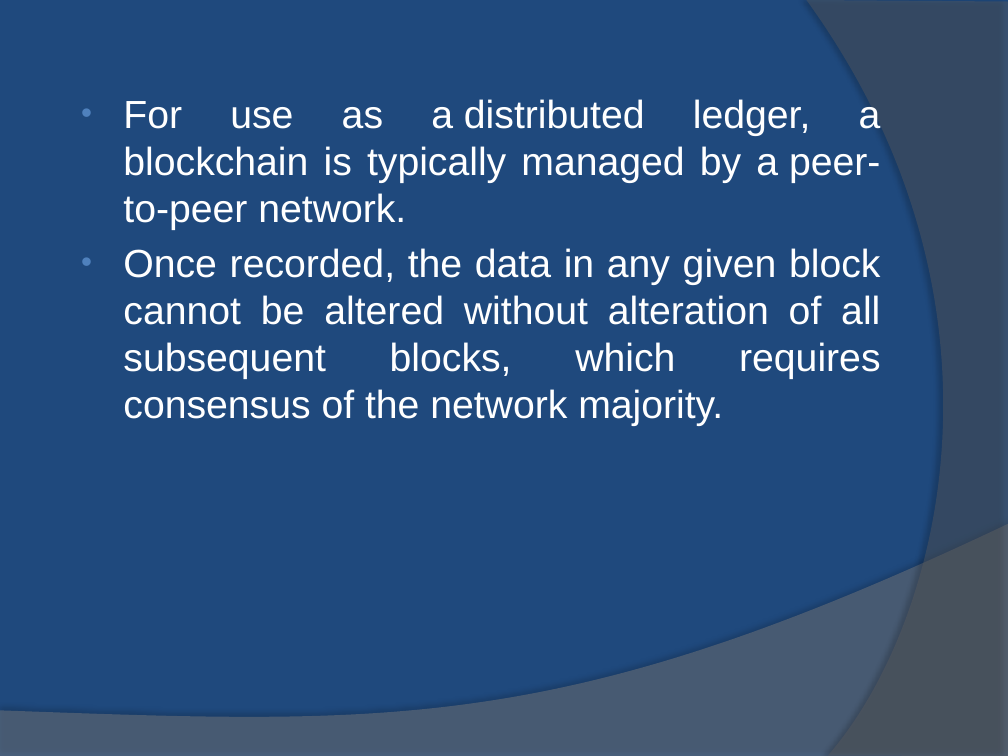
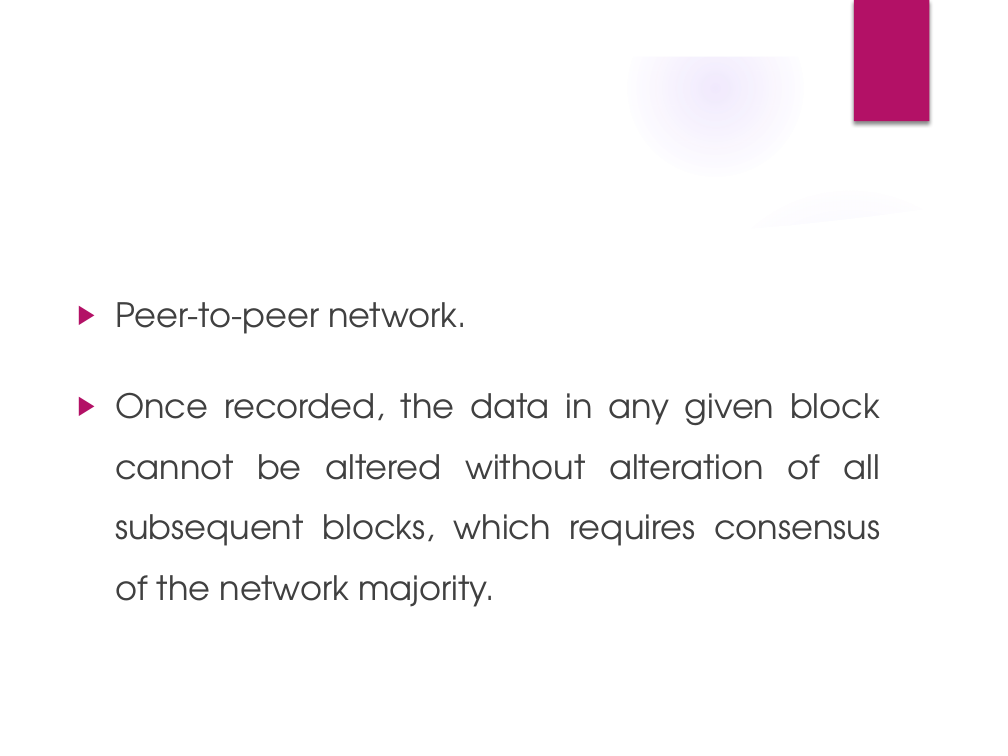
Before and after one commit to roncyrthomas/Blockchain, a slide deck: slide 6 of mp final/BlockCHain.pptx. Drawn at 1008x756 pixels with LibreOffice and Linux fonts; fonts in the diff are those of the drawing; background and template pictures are left out. Boxes give left, top, right and bottom in pixels: in the first picture for what was removed or moved away, otherwise in the second. Text is boxed around its words. In the diff, an @@ line names an element or a change of style, - is before the commit and + after.

```diff
--- a/mp final/BlockCHain.pptx
+++ b/mp final/BlockCHain.pptx
@@ background #1F497D to picture (left out) @@
@@ group added at (0,0,1008,756): 5 ellipses, 3 freeform shapes @@
@@ freeform shape removed at (806,0,1008,756) @@
@@ rectangle added at (854,0,929,121), fill #B31166 @@
@@ text "Peer-to-peer network.": place and size @@
-text "Peer-to-peer network." at (123,99,881,426)
+text "Peer-to-peer network." at (115,302,880,607)
@@ text at (115,302,466,334): text changed; size 28 to 24 pt; font Arial to TeX Gyre Adventor; text colour #FFFFFF to #404040 @@
-• For use as a distributed ledger, a blockchain is typically managed by a peer-to-peer network.
+▶ Peer-to-peer network.
@@ text at (115,392,880,607): size 28 to 24 pt, font Arial to TeX Gyre Adventor, text colour #FFFFFF to #404040 in "Once recorded, the data in any given ..."; bullet • to ▶; line spacing 1 to 1.5; more space between paragraphs; bullet colour #4F81BD to #B31166 @@
@@ freeform shape removed at (0,524,1008,756) @@
```
Also in this commit, not shown: 13 other slides changed, 2 other files.
